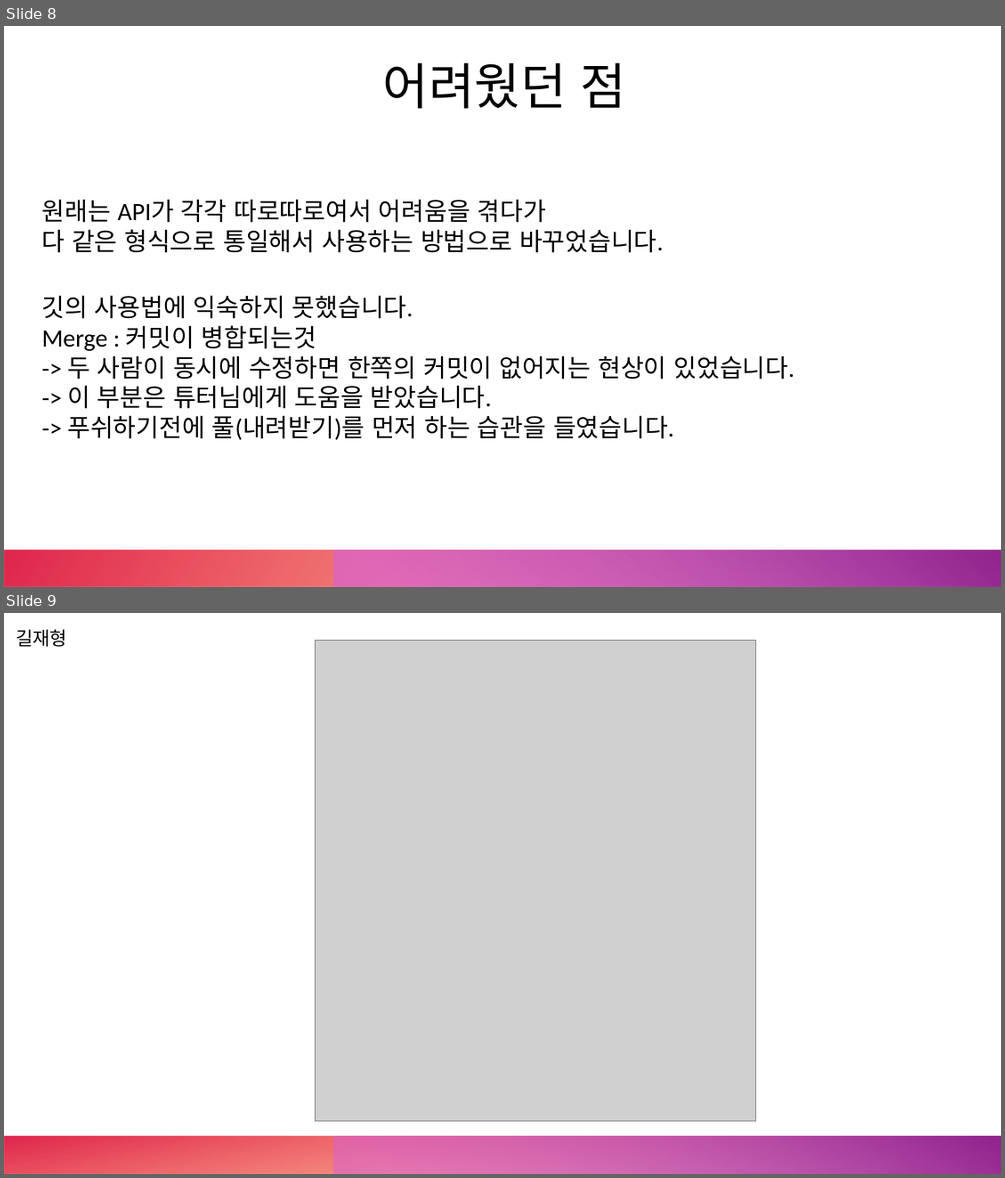
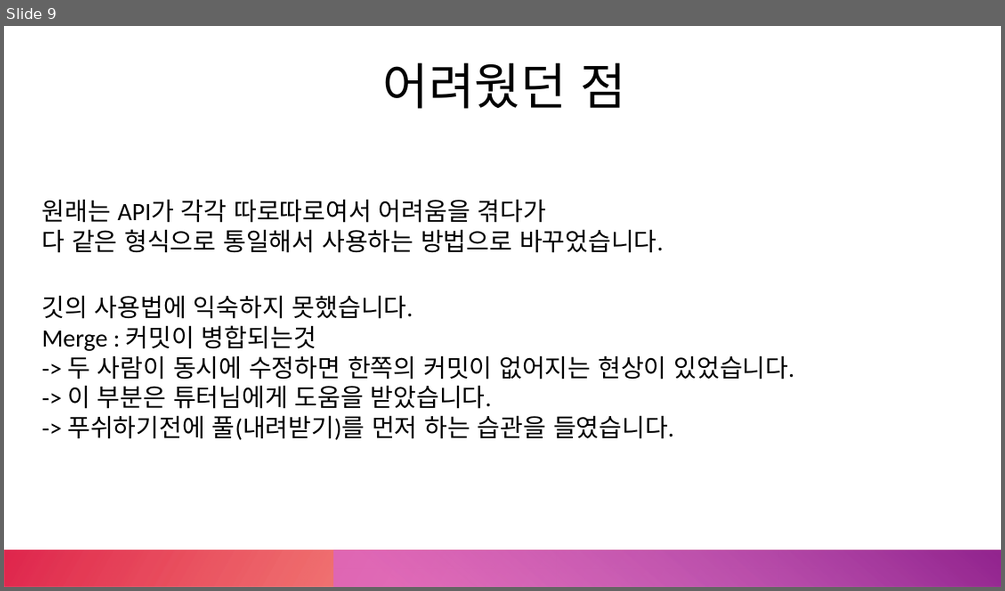
Before and after one commit to Mrgil0/FourGlass, a slide deck: FourGlass/FourGlass.pptx. Shown one above the other, each under a label of ours: slides 8 and 9 before the commit, slide 9 after it. The pictures are 1005x1178 and 1005x591 pixels, drawn with LibreOffice and Linux fonts; fonts in the diff are those of the drawing; grey boxes stand for pictures. Boxes give left, top, right and bottom in pixels: in the first picture for what was removed or moved away, otherwise in the second. Text is boxed around its words. In the diff, an @@ line names an element or a change of style, - is before the commit and + after.

```diff
--- a/FourGlass/FourGlass.pptx
+++ b/FourGlass/FourGlass.pptx
@@ slide 9 removed at <box>4,613,1001,1174</box>, background #FFFFFF; not listed: 2 template elements that a slide beside it also shows @@
@@ text removed at <box>16,629,67,647</box> @@
-길재형
@@ picture removed at <box>315,640,755,1121</box> @@
@@ what was slide 8 is now slide 9 @@
```
Also in this commit, not shown: 1 slide changed, 2 slides added, 3 other slides removed, 5 other files.
